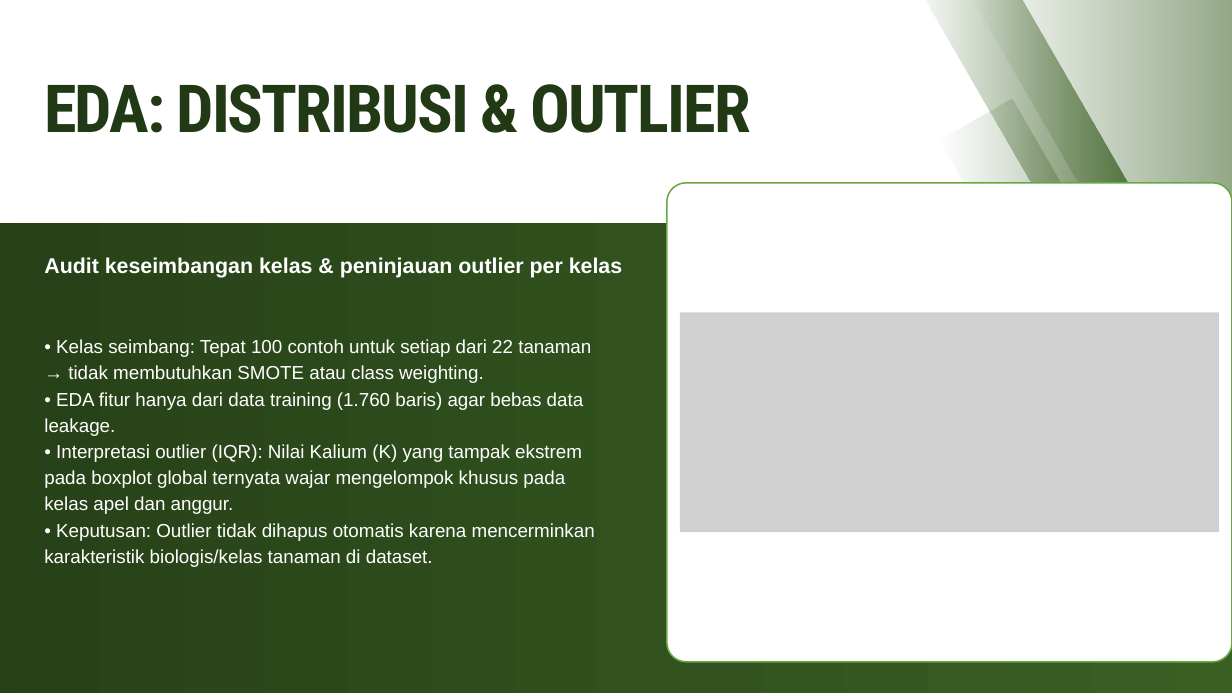
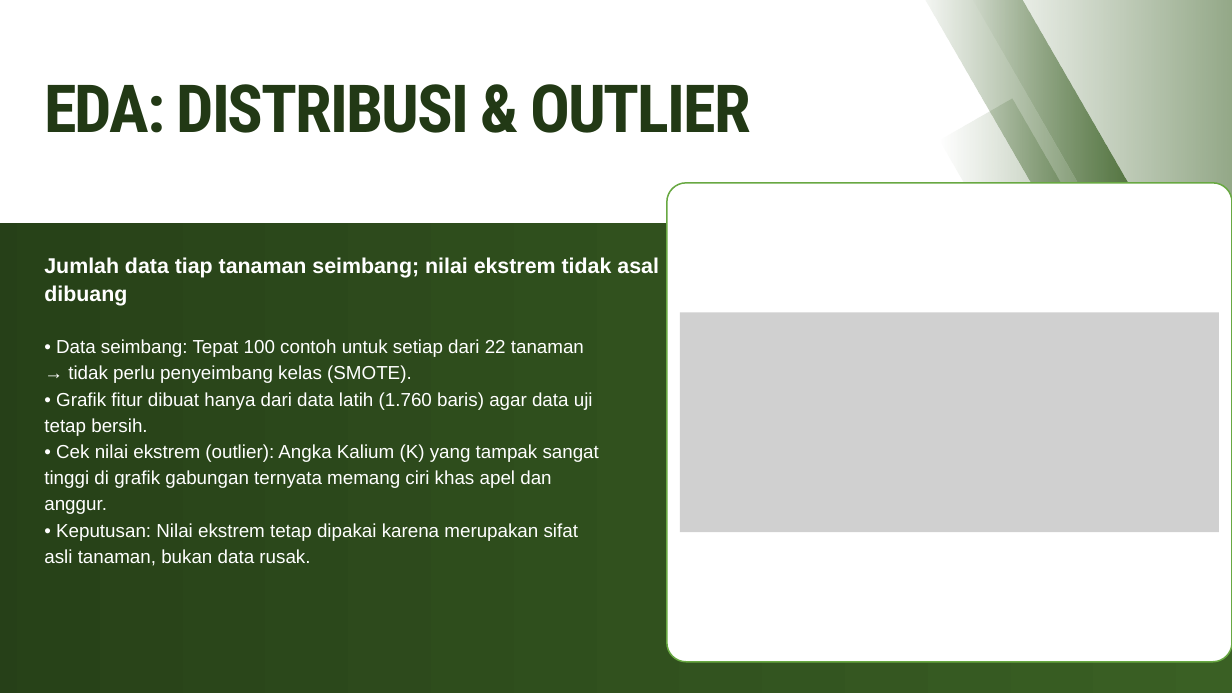
Before and after one commit to mikhailazka-dotcom/ML2026_TEK1302_Kelompok7_TunasMatch, a slide deck: slide 7 of presentation/Laporan_Proyek_Tanaman.pptx. Drawn at 1232x693 pixels with LibreOffice and Linux fonts; fonts in the diff are those of the drawing; grey boxes stand for pictures. Boxes give left, top, right and bottom in pixels: in the first picture for what was removed or moved away, otherwise in the second. Text is boxed around its words. In the diff, an @@ line names an element or a change of style, - is before the commit and + after.

```diff
--- a/presentation/Laporan_Proyek_Tanaman.pptx
+++ b/presentation/Laporan_Proyek_Tanaman.pptx
@@ text at <box>44,257,659,306</box>: text changed @@
-Audit keseimbangan kelas & peninjauan outlier per kelas
+Jumlah data tiap tanaman seimbang; nilai ekstrem tidak asal dibuang
@@ text at <box>44,339,599,566</box>: text changed @@
-• Kelas seimbang: Tepat 100 contoh untuk setiap dari 22 tanaman → tidak membutuhkan SMOTE atau class weighting.
-• EDA fitur hanya dari data training (1.760 baris) agar bebas data leakage.
-• Interpretasi outlier (IQR): Nilai Kalium (K) yang tampak ekstrem pada boxplot global ternyata wajar mengelompok khusus pada kelas apel dan anggur.
-• Keputusan: Outlier tidak dihapus otomatis karena mencerminkan karakteristik biologis/kelas tanaman di dataset.
+• Data seimbang: Tepat 100 contoh untuk setiap dari 22 tanaman → tidak perlu penyeimbang kelas (SMOTE).
+• Grafik fitur dibuat hanya dari data latih (1.760 baris) agar data uji tetap bersih.
+• Cek nilai ekstrem (outlier): Angka Kalium (K) yang tampak sangat tinggi di grafik gabungan ternyata memang ciri khas apel dan anggur.
+• Keputusan: Nilai ekstrem tetap dipakai karena merupakan sifat asli tanaman, bukan data rusak.
```
Also in this commit, not shown: 16 other slides changed, 5 other files.
